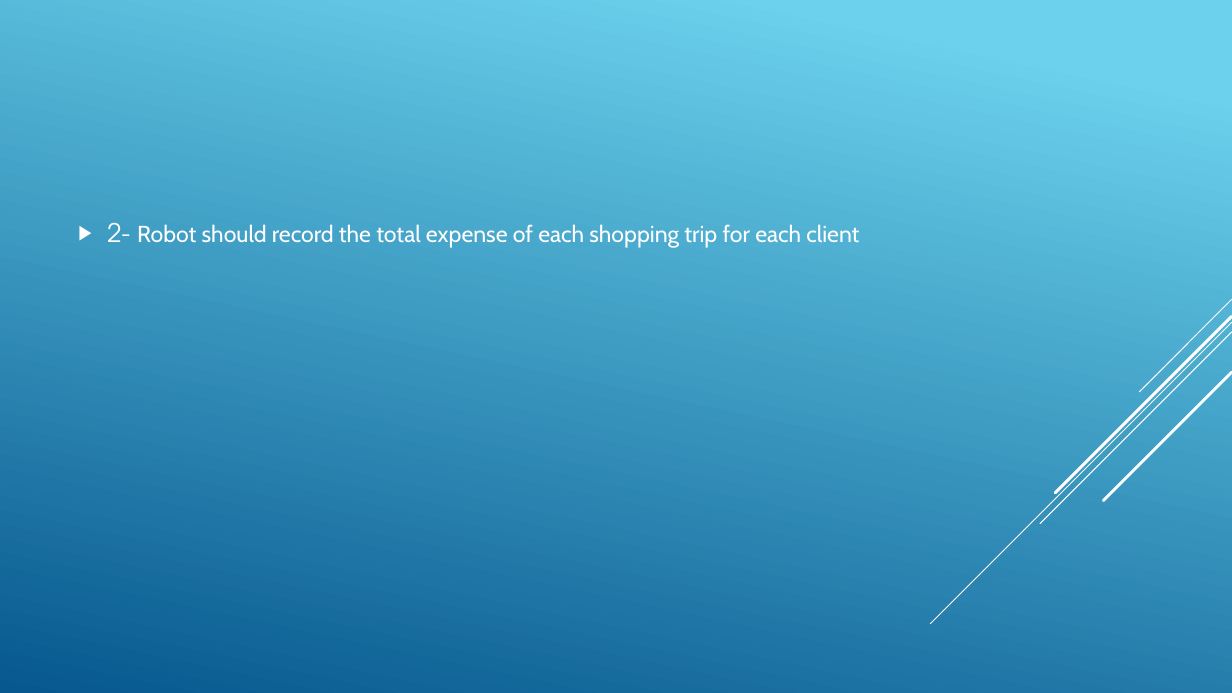
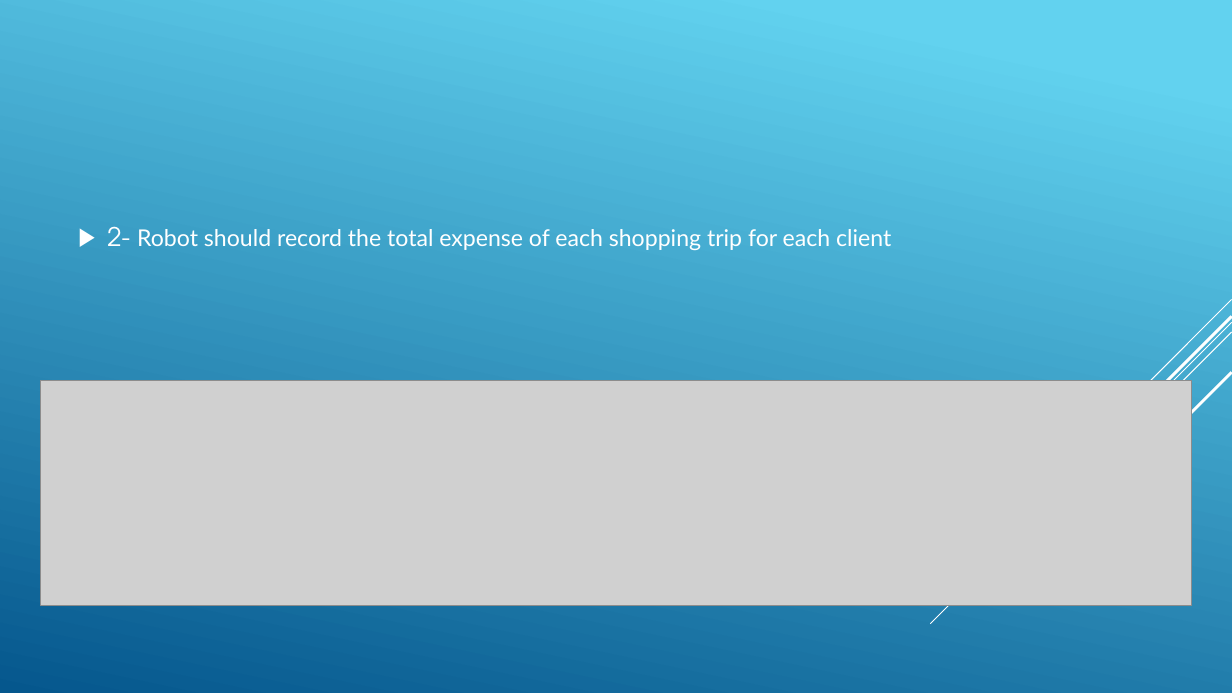
Before and after one commit to 210927-Reston-UiPath/Baraka_H-P0, a slide deck: slide 3 of MVP_Powepoint.pptx. Drawn at 1232x693 pixels with LibreOffice and Linux fonts; fonts in the diff are those of the drawing; grey boxes stand for pictures. Boxes give left, top, right and bottom in pixels: in the first picture for what was removed or moved away, otherwise in the second. Text is boxed around its words. In the diff, an @@ line names an element or a change of style, - is before the commit and + after.

```diff
--- a/MVP_Powepoint.pptx
+++ b/MVP_Powepoint.pptx
@@ background gradient #6ED2EB to #06588E to gradient #62D2EF to #05578D @@
@@ text "2- Robot should record the ..." at box(107, 226, 891, 250): font Cabin to Lato; less space between paragraphs @@
@@ picture added at box(41, 381, 1191, 605) @@
```
Also in this commit, not shown: 10 other slides changed, 4 slides removed, 11 other files.
